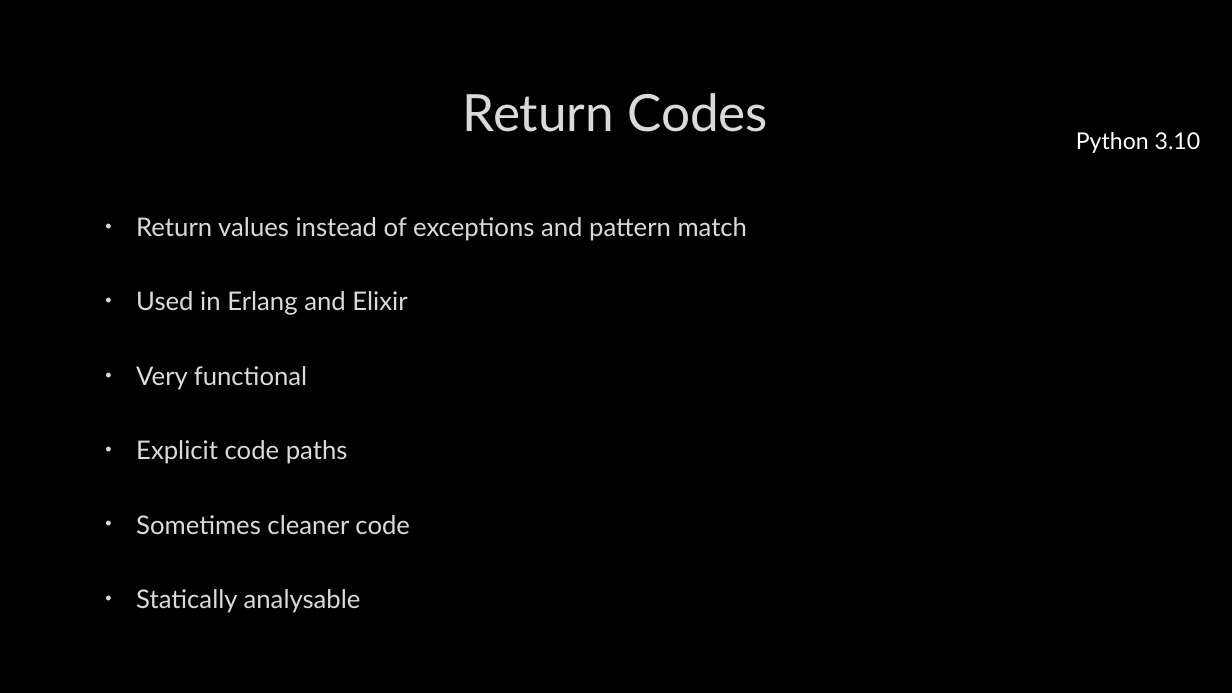
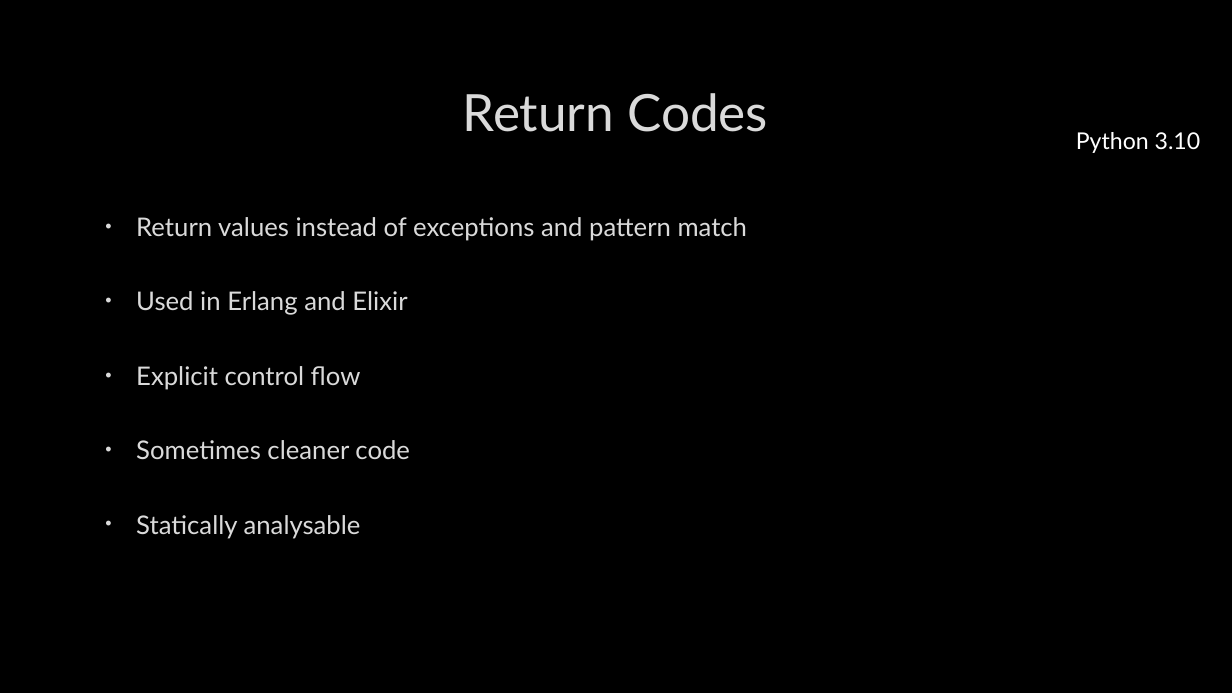
Before and after one commit to MC-DeltaT/PythonFromAltUniverses, a slide deck: slide 10 of Slides.pptx (slide 12 before the commit). Drawn at 1232x693 pixels with LibreOffice and Linux fonts; fonts in the diff are those of the drawing; background and template pictures are left out. Boxes give left, top, right and bottom in pixels: in the first picture for what was removed or moved away, otherwise in the second. Text is boxed around its words. In the diff, an @@ line names an element or a change of style, - is before the commit and + after.

```diff
--- a/Slides.pptx
+++ b/Slides.pptx
@@ text at (136,366,361,390): text changed @@
-• Very functional
-• Explicit code paths
+• Explicit control flow
```
Also in this commit, not shown: 8 other slides changed, 2 slides removed, 5 other files.
